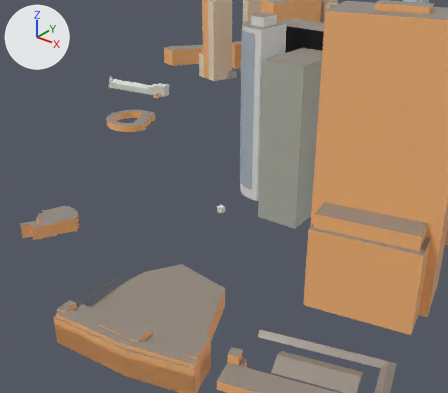
The glTF model public/buildings_mesh.glb as it was, and as the next commit left it.
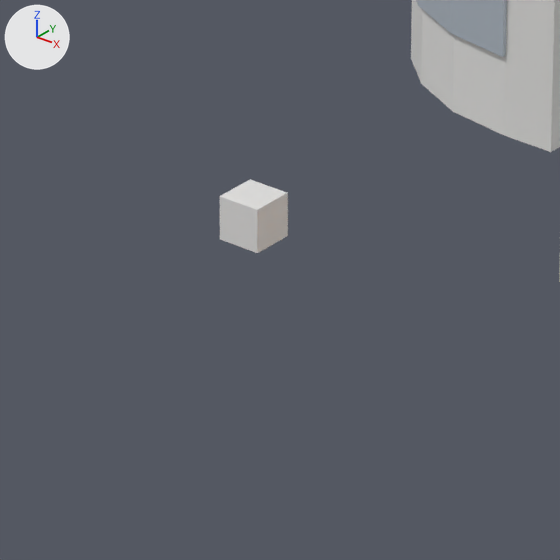
Old and new are each drawn from a 50 mm lens placed at (268.3, -530.5, 256.7), pointed at (-22.9, -166.6, 31.1) and again close up on the part from 43% to 58% of the width and 47% to 64% of the height. Arrows for +X, +Y and +Z are at upper left; the lights stay in place. The first two pictures are the older version. Where no turn or scale is listed for an object, it has been applied to the vertices.

The first close-up shows 'element.009', 'spawnpoint'.
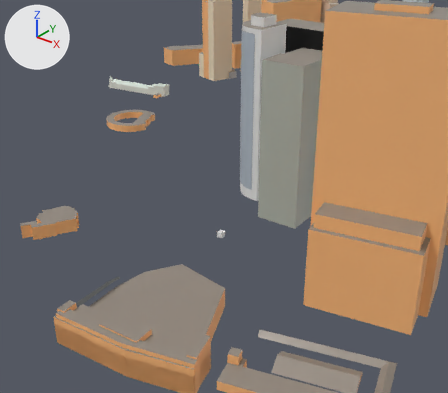
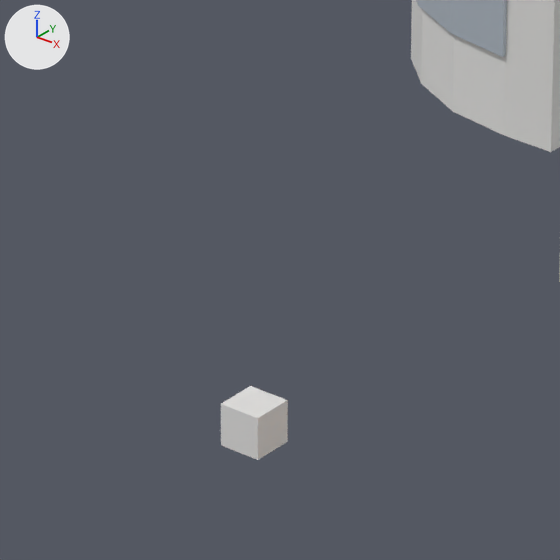
Changed parts and their boxes (x1, y1, x2, y2) in the close-ups (560 x 560 px):
'spawnpoint', moved: before (220, 179, 288, 253); after (221, 386, 288, 460)

What the commit changed:
Object 'spawnpoint' (ob_spawnpoint) moves from (-19.0, -175.1, 24.0) to (-19.0, -175.1, 0.5).
